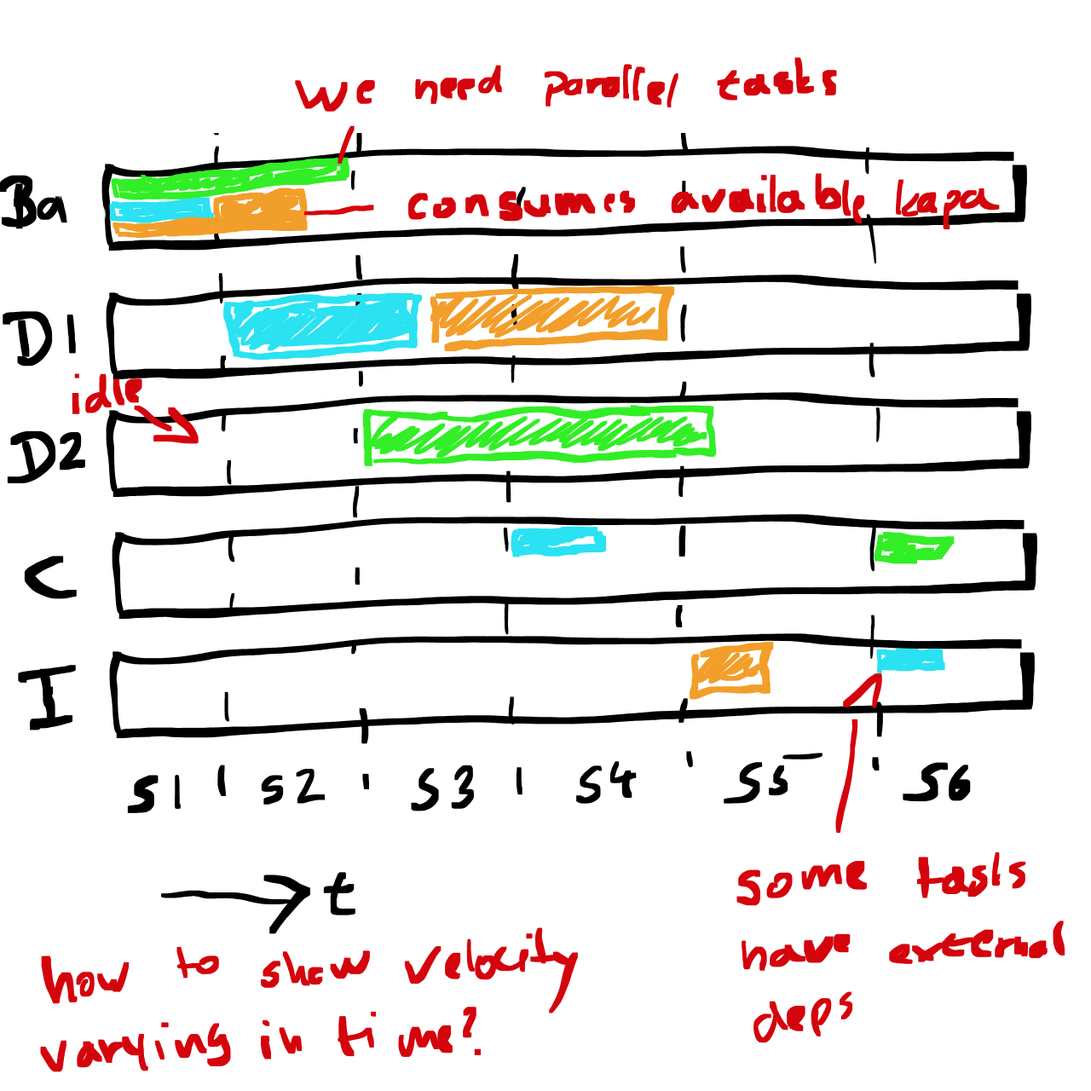
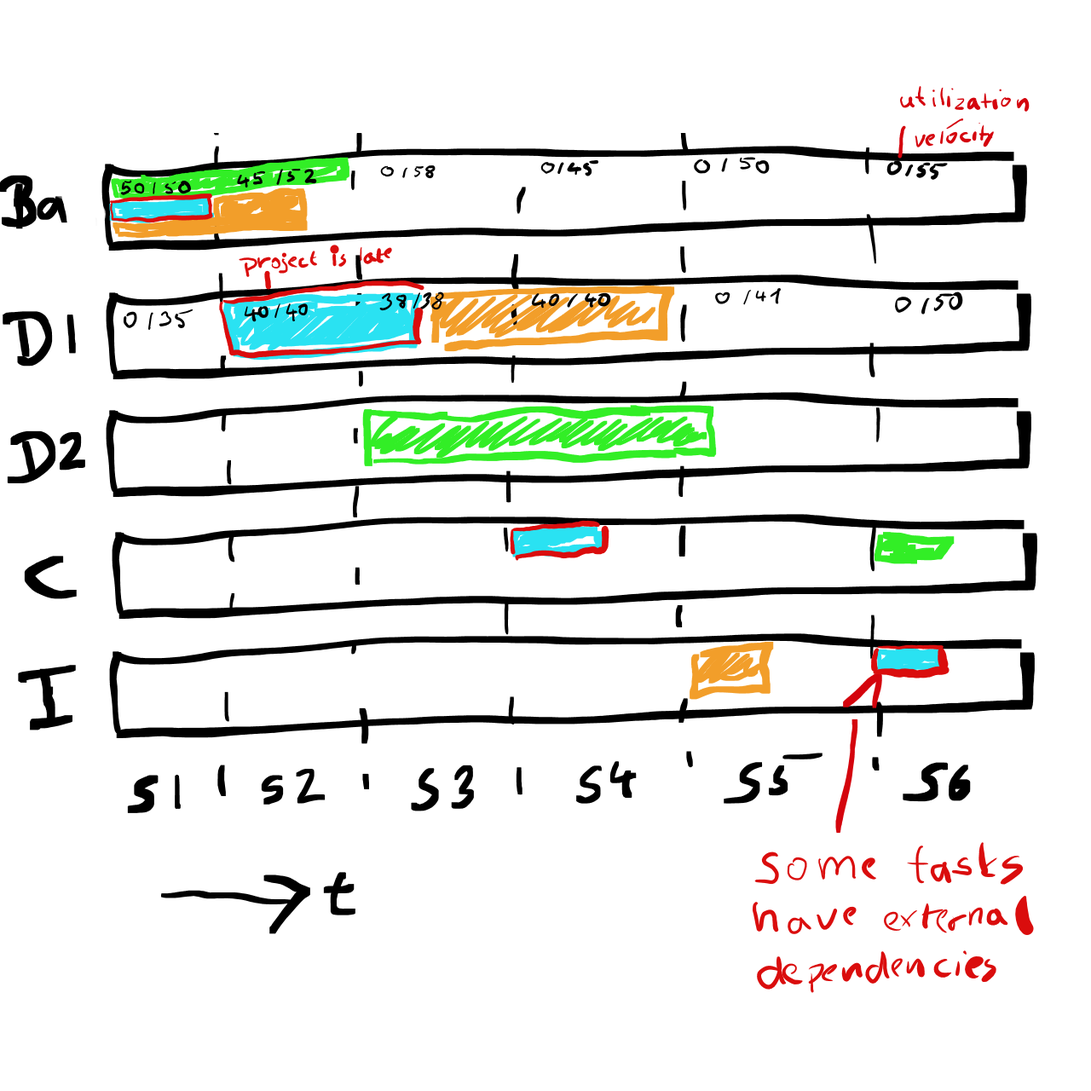
The second 1091px x 1091px image is a revision of the first. Changes to its layers:
added layer "Delay" above "Velocity" over left=110, top=193, right=950, bottom=679
added layer "Velocity" above "Notes" over left=121, top=156, right=964, bottom=331
painted on "Notes" over left=40, top=57, right=1066, bottom=1073
